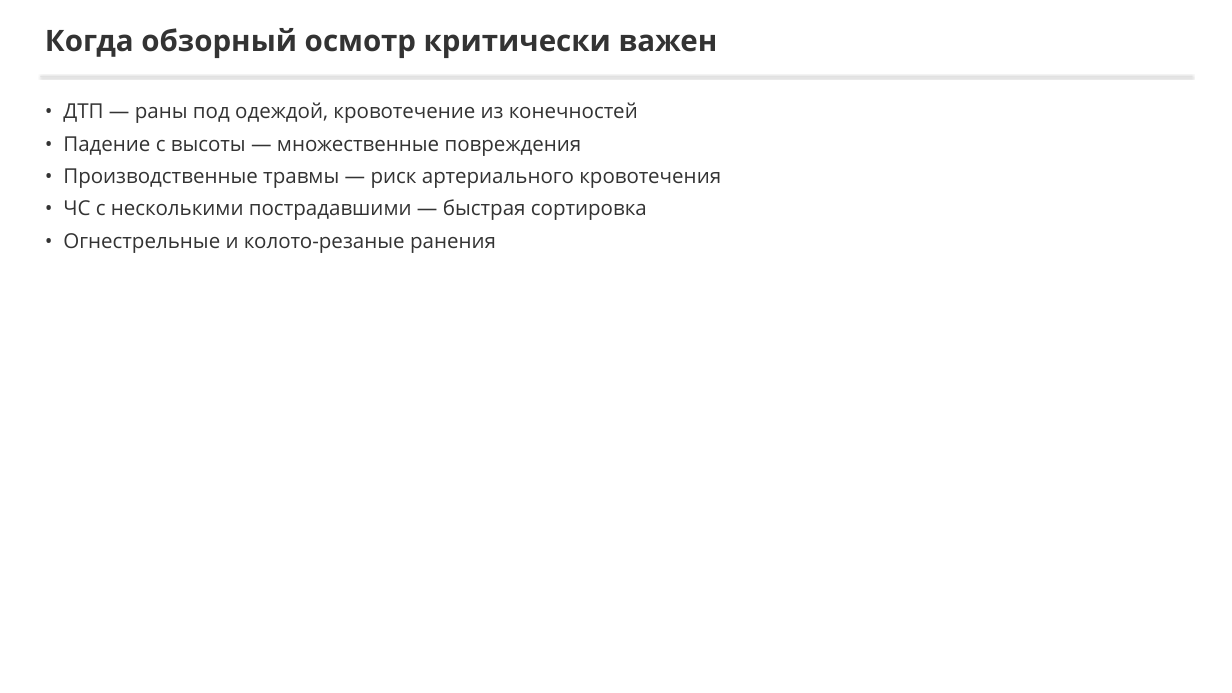
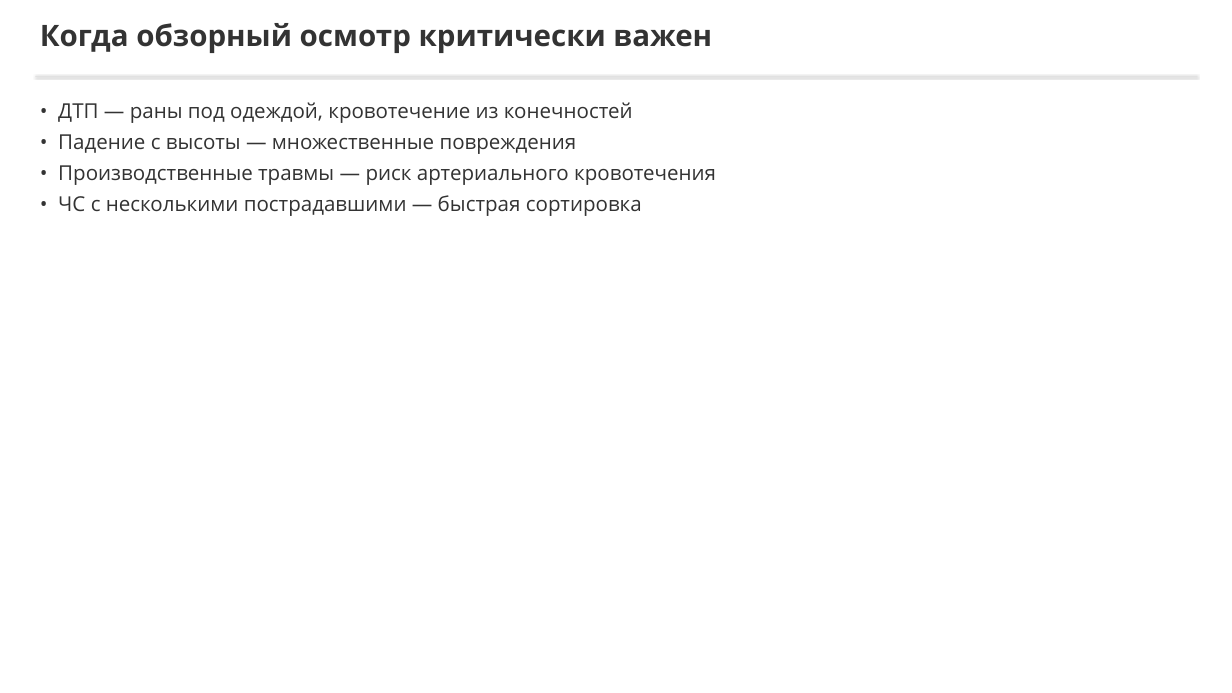
Before and after one commit to lysakalenushka-hash/-, a slide deck: slide 7 of tema2_bleeding/Кровотечение_и_обзорный_осмотр.pptx. Drawn at 1232x693 pixels with LibreOffice and Linux fonts; fonts in the diff are those of the drawing. Boxes give left, top, right and bottom in pixels: in the first picture for what was removed or moved away, otherwise in the second. Text is boxed around its words. In the diff, an @@ line names an element or a change of style, - is before the commit and + after.

```diff
--- a/tema2_bleeding/Кровотечение_и_обзорный_осмотр.pptx
+++ b/tema2_bleeding/Кровотечение_и_обзорный_осмотр.pptx
@@ text "Когда обзорный осмотр критически важен": place and size @@
-text "Когда обзорный осмотр критически важен" at (45,28,718,58)
+text "Когда обзорный осмотр критически важен" at (40,23,712,53)
@@ rectangle: place and size @@
-rectangle at (40,76,1192,77)
+rectangle at (36,76,1197,77)
@@ text "• ДТП — раны под ..." at (58,102,716,216): less space between paragraphs @@
@@ text at (63,233,496,253): paragraph removed @@
-• Огнестрельные и колото-резаные ранения
```
Also in this commit, not shown: 4 other slides changed, 4 slides added, 4 slides removed, 7 other files.
